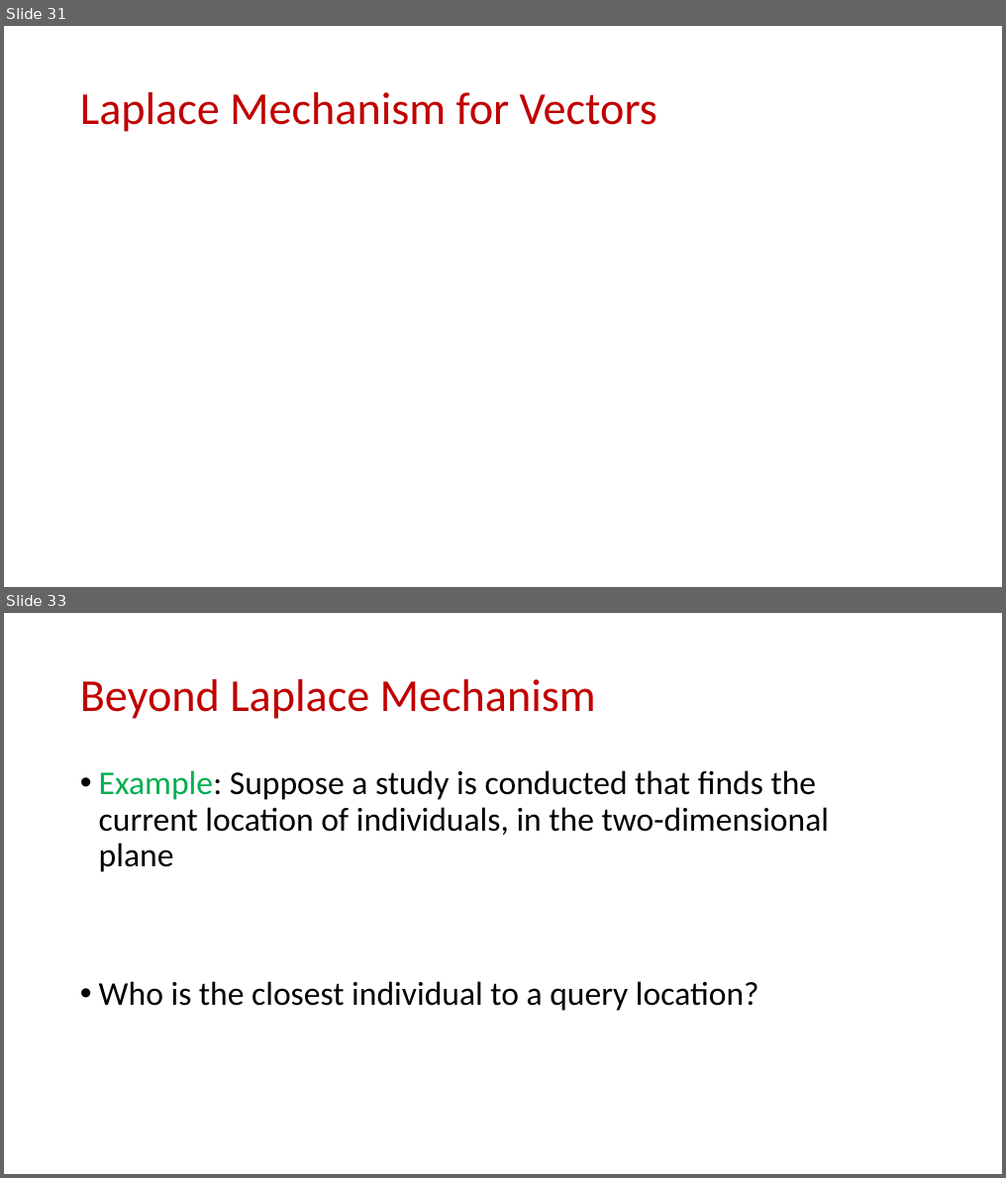
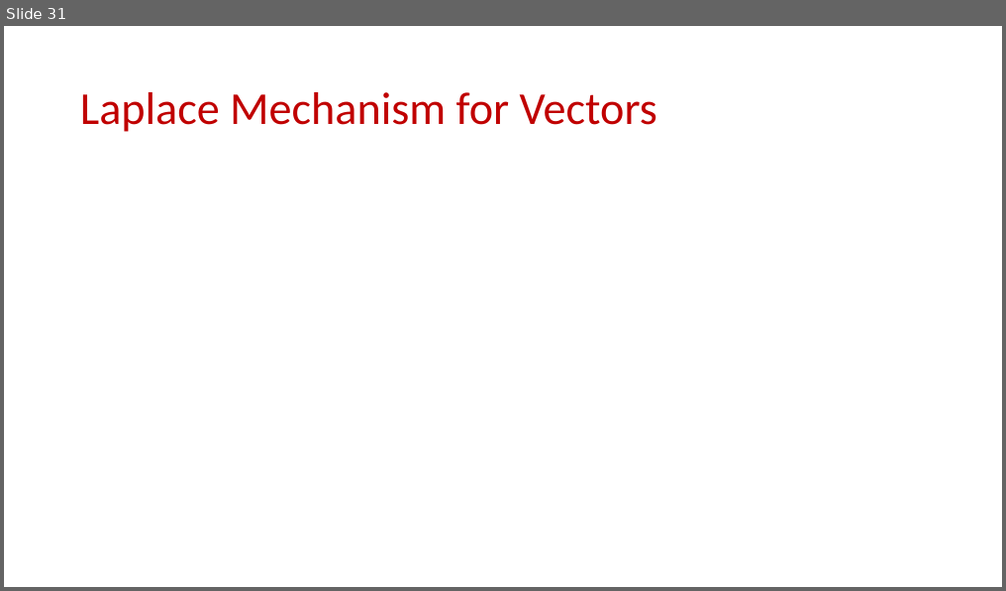
Before and after one commit to samsonzhou/samsonzhou.github.io, a slide deck: CSCE658-S24/L20.pptx. Shown one above the other, each under a label of ours: slides 31 and 33 before the commit, slide 31 after it; the slides between them are not shown. The pictures are 1006x1178 and 1006x591 pixels, drawn with LibreOffice and Linux fonts; fonts in the diff are those of the drawing; grey boxes stand for pictures. Boxes give left, top, right and bottom in pixels: in the first picture for what was removed or moved away, otherwise in the second. Text is boxed around its words. In the diff, an @@ line names an element or a change of style, - is before the commit and + after.

```diff
--- a/CSCE658-S24/L20.pptx
+++ b/CSCE658-S24/L20.pptx
@@ slide 33 removed at (x1=4, y1=613, x2=1002, y2=1174), background #FFFFFF @@
@@ title removed at (x1=80, y1=679, x2=596, y2=719) @@
-Beyond Laplace Mechanism
@@ text removed at (x1=99, y1=770, x2=829, y2=1011) @@
-• Example: Suppose a study is conducted that finds the current location of individuals, in the two-dimensional plane
-• Who is the closest individual to a query location?
```
Also in this commit, not shown: 7 other slides removed, 4 other files.
